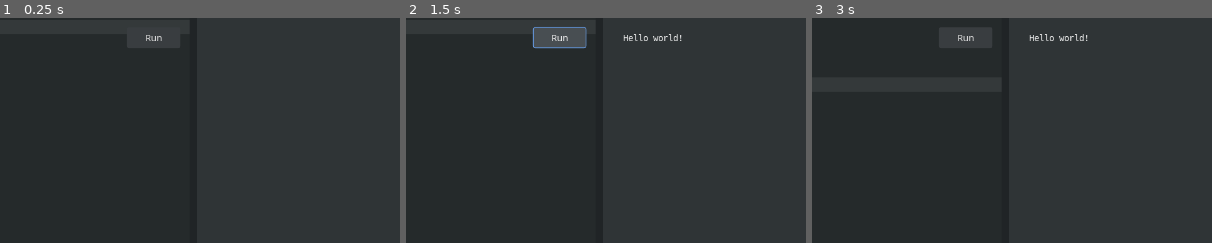
Above: before the commit, frames 1-3 (left to right).
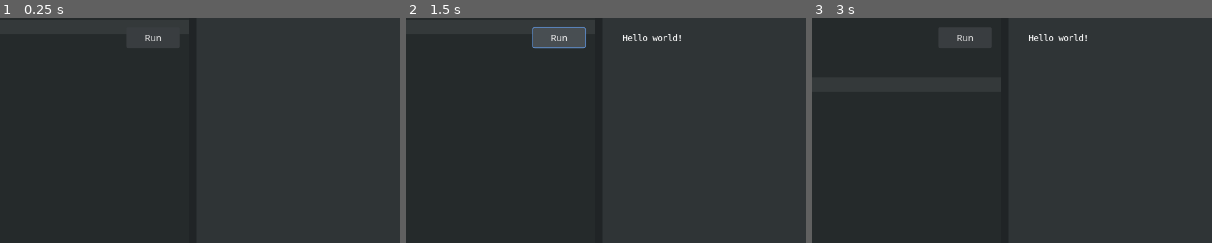
Above: after the commit, the same moments.

Repository: gdscript-online/gdscript-online.github.io
Game: Godot game, scene res://main.tscn
The game is run twice, just before and just after one commit, with the same random seed, the same clock (stepped at 60 frames per second) and the same inputs.
Inputs (mouse positions are % of the whole screen's width and height, from its top left):
- Up to frame 1 (0.25 s): no input
- Up to frame 2 (1.5 s): click "Run" at 0.5 s; click "Run" at 1.25 s
- Up to frame 3 (3 s): click "Run" at 2 s; tap Enter at 2.75 s; move the mouse to (26, 47) at 2.77 s; click (26, 47) at 2.92 s
The pictures show only the part of the screen within x 28-78%, y 0-50%; the shares and areas given below are measured in that part.

The runs differ from the first frame. In frame 1, less than 0.1% of the frame differs, in the area x 36-41%, y 7-11%; in frame 2, 0.4%, in the area x 31-69%, y 4-14%; in frame 3, 0.3%.

Commit message:
Move script error message to output panel
This makes the script error message easier to notice.
The message now mentions that the browser console can be opened
to see the full error message.

Diff:
--- a/main.tscn
+++ b/main.tscn
@@ -31,13 +31,13 @@
 }
 
 [node name="VBoxContainer" type="VBoxContainer" parent="HSplitContainer"]
-margin_right = 657.0
+margin_right = 656.0
 margin_bottom = 720.0
 custom_constants/separation = 0
 
 [node name="ScriptEditor" type="TextEdit" parent="HSplitContainer/VBoxContainer"]
-margin_right = 657.0
-margin_bottom = 682.0
+margin_right = 656.0
+margin_bottom = 720.0
 size_flags_vertical = 3
 custom_colors/selection_color = Color( 0, 0.666667, 1, 0.25098 )
 custom_colors/current_line_color = Color( 1, 1, 1, 0.0705882 )
@@ -75,29 +75,25 @@
 "_edit_use_anchors_": false
 }
 
-[node name="ErrorPanel" type="PanelContainer" parent="HSplitContainer/VBoxContainer"]
-margin_top = 682.0
-margin_right = 657.0
-margin_bottom = 720.0
-
-[node name="Label" type="Label" parent="HSplitContainer/VBoxContainer/ErrorPanel"]
-margin_left = 8.0
-margin_top = 8.0
-margin_right = 649.0
-margin_bottom = 30.0
-custom_colors/font_color = Color( 1, 0.501961, 0.376471, 1 )
-autowrap = true
-
 [node name="OutputPanel" type="PanelContainer" parent="HSplitContainer"]
-margin_left = 669.0
+margin_left = 668.0
 margin_right = 1280.0
 margin_bottom = 720.0
 custom_styles/panel = SubResource( 1 )
 
+[node name="ErrorLabel" type="Label" parent="HSplitContainer/OutputPanel"]
+margin_left = 32.0
+margin_top = 24.0
+margin_right = 580.0
+margin_bottom = 46.0
+size_flags_vertical = 0
+custom_colors/font_color = Color( 1, 0.501961, 0.376471, 1 )
+autowrap = true
+
 [node name="RichTextLabel" type="RichTextLabel" parent="HSplitContainer/OutputPanel"]
 margin_left = 32.0
 margin_top = 24.0
-margin_right = 579.0
+margin_right = 580.0
 margin_bottom = 696.0
 focus_mode = 2
 custom_colors/selection_color = Color( 0, 0.666667, 1, 0.376471 )
--- a/script_editor.gd
+++ b/script_editor.gd
@@ -2,7 +2,7 @@
 # See `LICENSE.md` included in the source distribution for details.
 extends TextEdit
 
-onready var error_label: Label = $"../ErrorPanel/Label"
+onready var error_label: Label = $"../../OutputPanel/ErrorLabel"
 onready var output_panel: RichTextLabel = $"../../OutputPanel/RichTextLabel"
 
 # The printing functions to create.
@@ -189,7 +189,7 @@
 	var error := script.reload()
 
 	# Display an error message if the script parsing failed.
-	error_label.text = "Script error" if error != OK else ""
+	error_label.text = "Parser error in the script (invalid syntax).\nCheck browser console for more information." if error != OK else ""
 
 	if error == OK:
 		var run_context: Object = script.new()
